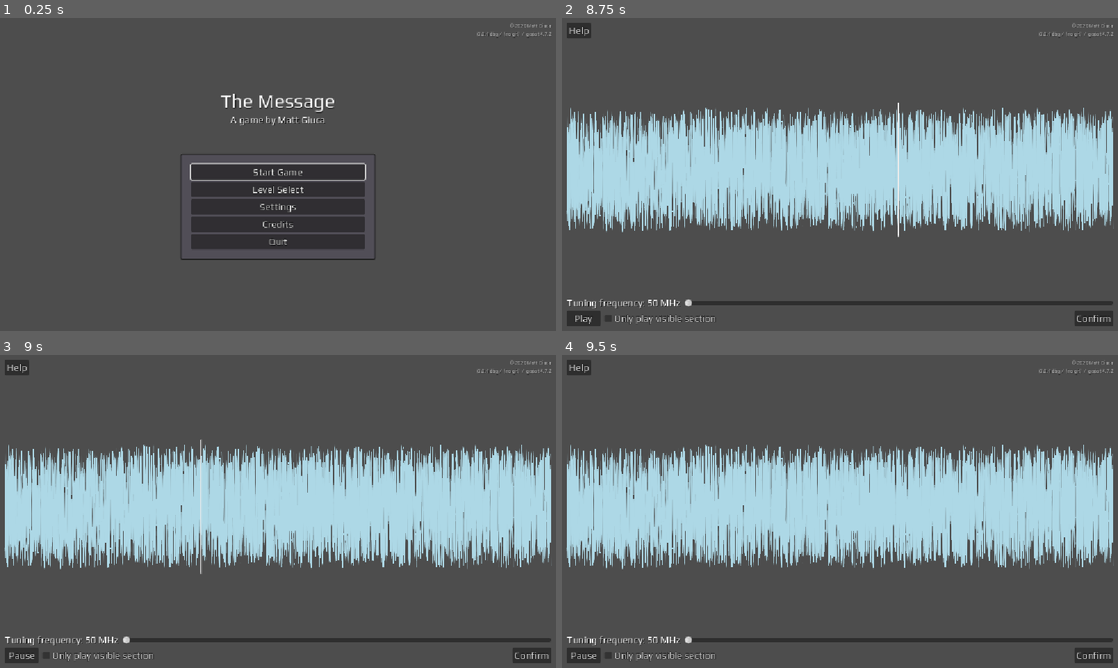
Above: before the commit, frames 1-4 (two rows, left to right).
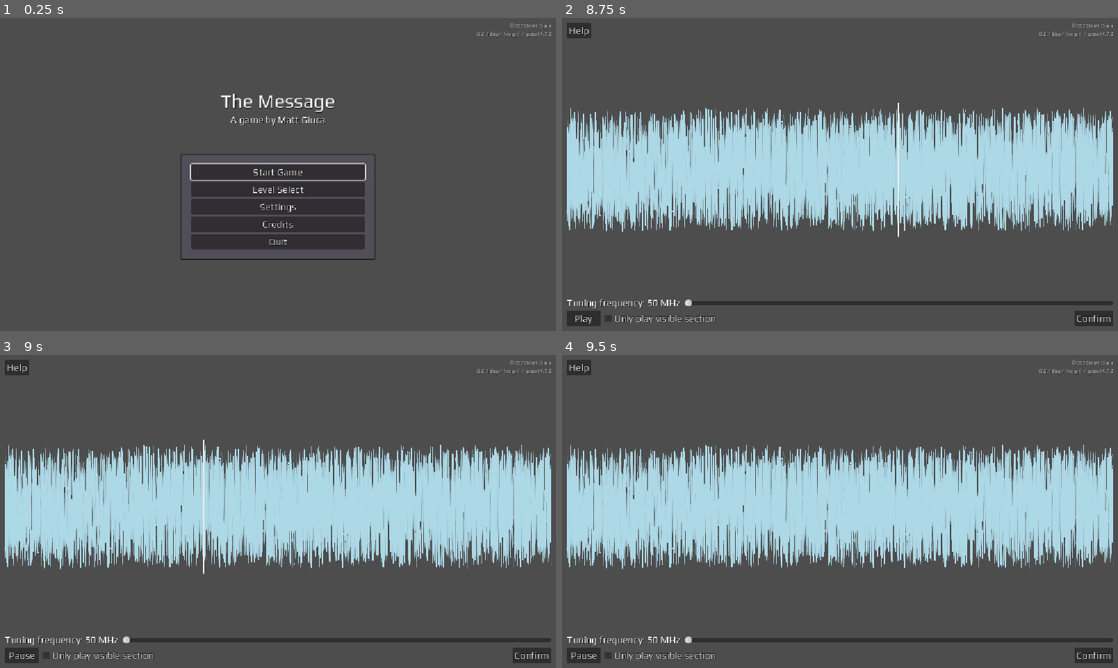
Above: after the commit, the same moments.

Repository: mgiuca/message-game
Game: Godot game, scene res://scenes/main.tscn
The game is run twice, just before and just after one commit, with the same random seed, the same clock (stepped at 60 frames per second) and the same inputs. Sound files missing from this copy of the repository are replaced by a short silence.
Inputs (mouse positions are in pixels of both pictures, inside the frame that each line leads up to):
- Up to frame 1 (0.25 s): no input
- Up to frame 2 (8.75 s): click "Start Game" at 0.5 s; click "OK" at 1.25 s; click "Play" at 2 s; click "Play" at 2.75 s; click "Only play visible section" at 3.5 s; click "Only play visible section" at 4.25 s; click "Confirm" at 5 s; click "Confirm" at 5.75 s; click "Got it" at 6.5 s; click "Help" at 7.25 s; tap Enter at 8 s; drag from (840, 168) to (895, 105) at 8.02 s
- Up to frame 3 (9 s): tap Space at 8.75 s; drag from (166, 527) to (250, 574) at 8.77 s
- Up to frame 4 (9.5 s): no input

Frames 1-2 are identical in both runs. In frame 3, 0.2% of the frame differs, in the area x 36-37%, y 27-70%; in frame 4, nothing differs.

Commit message:
RadioTuner: Added 5 other repetitive sounds at various frequencies.
Made each sound in Reaper using a synth preset, choosing simple looping
sounds that could be coming from outer space. Hand-edited in Audacity
(trim, loop and normalize).

Diff:
--- a/scenes/levels/radio_tuner.gd
+++ b/scenes/levels/radio_tuner.gd
@@ -3,10 +3,20 @@
 # How many Hz from the correct frequency to win.
 const VERIFY_TOLERANCE_RANGE : float = 2
 
-const SIGNAL_FREQUENCY : float = 673
 # At this many Hz from the signal frequency, its volume will (just) be reduced
 # to 0.
 const FREQ_PICKUP_RANGE : float = 5
+
+## Frequencies at which all the different sounding signals reside. #0 is the
+## "correct" one. These are not necessarily in order.
+const SIGNAL_FREQUENCIES : PackedFloat32Array = [
+  673,
+  237,
+  78,
+  892,
+  340,
+  791,
+]
 
 var playing : bool = false:
   set(value):
@@ -69,9 +79,20 @@
   show_help()
 
 func set_up_streams() -> void:
-  audio_stream.stream_count = 2
+  audio_stream.stream_count = 7
   audio_stream.set_sync_stream(0, noise_audio_stream)
+  # The 6 signals. Corresponding to SIGNAL_FREQUENCIES but offset by 1.
   audio_stream.set_sync_stream(1, signal_audio_stream)
+  # The "other" ones.
+  var other_streams : Array[AudioStreamWAV] = [
+    load('res://data/noise-001.wav'),
+    load('res://data/noise-002.wav'),
+    load('res://data/noise-003.wav'),
+    load('res://data/noise-004.wav'),
+    load('res://data/noise-005.wav'),
+  ]
+  for i in other_streams.size():
+    audio_stream.set_sync_stream(i + 2, other_streams[i])
 
 func _process(_delta: float) -> void:
   if audio_stream_player.playing and not audio_stream_player.stream_paused:
@@ -90,11 +111,17 @@
   lbl_filter_freq.text = 'Tuning frequency: %.0f MHz' % filter_frequency
 
   # Adjust the relative volumes of the sub-streams.
-  var dist_to_signal := absf(filter_frequency - SIGNAL_FREQUENCY)
-  var signal_volume_lin := clampf(1 - dist_to_signal / FREQ_PICKUP_RANGE, 0, 1)
-  audio_stream.set_sync_stream_volume(1, linear_to_db(signal_volume_lin))
+  var remaining_amplitude_lin : float = 1.0
+  for i in SIGNAL_FREQUENCIES.size():
+    var signal_frequency := SIGNAL_FREQUENCIES[i]
+    var dist_to_signal := absf(filter_frequency - signal_frequency)
+    var signal_volume_lin := clampf(1 - dist_to_signal / FREQ_PICKUP_RANGE, 0, 1)
+    remaining_amplitude_lin -= signal_volume_lin
+    audio_stream.set_sync_stream_volume(i + 1, linear_to_db(signal_volume_lin))
+
   # Noise is the remaining volume.
-  audio_stream.set_sync_stream_volume(0, linear_to_db(1 - signal_volume_lin))
+  remaining_amplitude_lin = clampf(remaining_amplitude_lin, 0, 1)
+  audio_stream.set_sync_stream_volume(0, linear_to_db(remaining_amplitude_lin))
 
   waveform.queue_redraw()
 
@@ -109,7 +136,8 @@
   btn_play_stop.text = 'Pause' if playing else 'Play'
 
 func _on_btn_confirm_pressed() -> void:
-  if absf(filter_frequency - SIGNAL_FREQUENCY) > VERIFY_TOLERANCE_RANGE:
+  const correct_frequency := SIGNAL_FREQUENCIES[0]
+  if absf(filter_frequency - correct_frequency) > VERIFY_TOLERANCE_RANGE:
     set_error('There is no irregular pattern at that frequency')
     return
 
--- a/scenes/ui/waveform.gd
+++ b/scenes/ui/waveform.gd
@@ -43,6 +43,9 @@
   gui_input.connect(_on_gui_input)
   mouse_exited.connect(_on_mouse_exited)
 
+# Critical: This assumes that the FIRST substream is the full length of the
+# waveform, but subsequent streams can be shorter (implied that they loop).
+
 func _draw() -> void:
   if not audio_stream:
     return
@@ -76,7 +79,8 @@
   for i in range(st, et):
     var sample : float = 0
     for j in streams.size():
-      sample += float(datas[j].decode_s8(i)) / 128.0 * volumes[j]
+      var substream_size := datas[j].size()
+      sample += float(datas[j].decode_s8(i % substream_size)) / 128.0 * volumes[j]
     sample = clampf(sample, -1, 1)
     var percent_sample := sample * 0.5 + 0.5
     var percent_time := float(i - st) / float(et - st)
Not shown, added: data/noise-001.wav.import
Not shown, added: data/noise-002.wav.import
Not shown, added: data/noise-003.wav.import
Not shown, added: data/noise-004.wav.import
Not shown, added: data/noise-005.wav.import
Not shown, changed: .gitignore
Not shown, added: data/noise-001.wav
Not shown, added: data/noise-002.wav
Not shown, added: data/noise-003.wav
Not shown, added: data/noise-004.wav
Not shown, added: data/noise-005.wav
Not shown, added: source/noises.rpp
